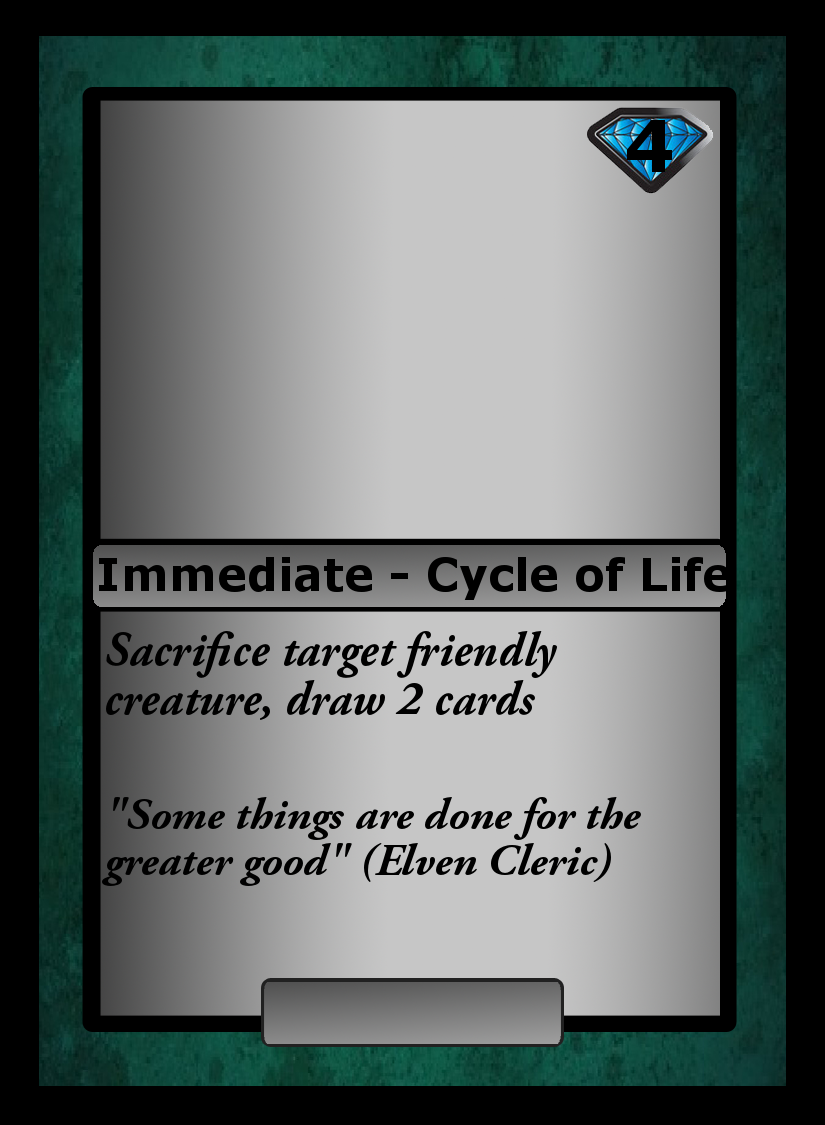
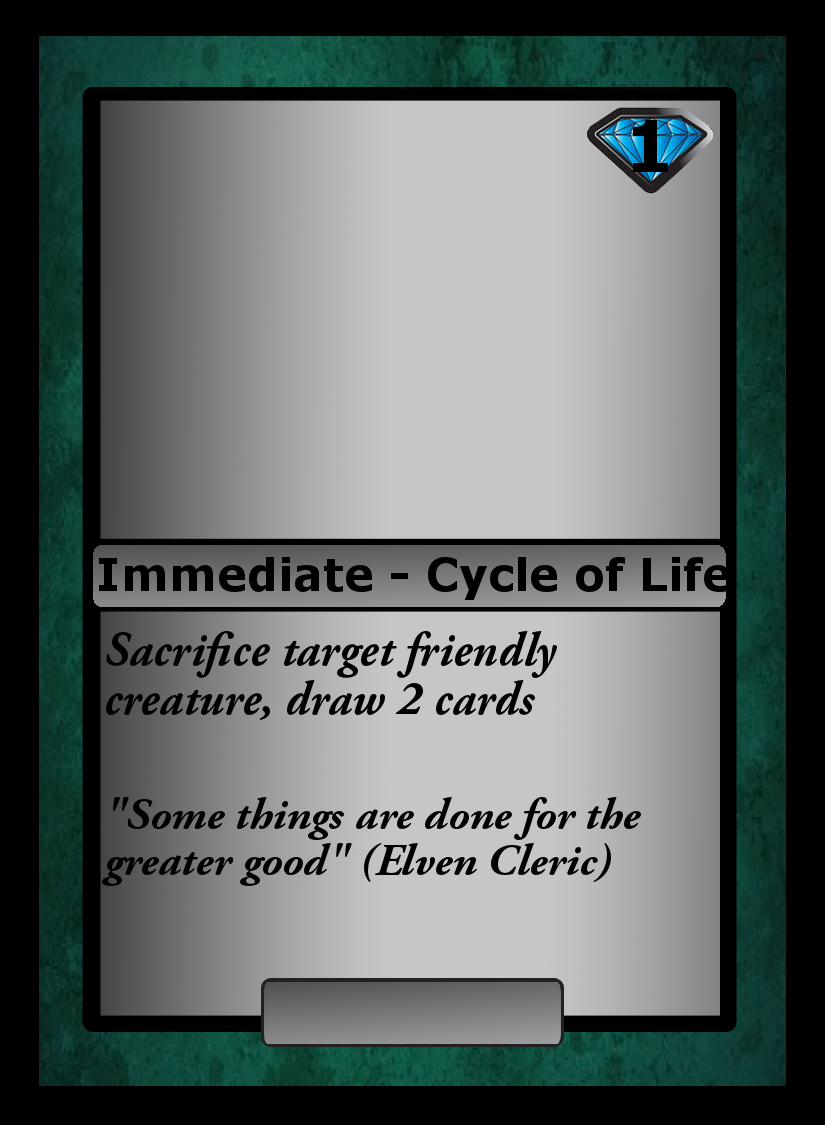
Comparing the layer stacks of the two 825px x 1125px images. Changes:
renamed "4" to "1", painted on it over [627,120,672,172]
